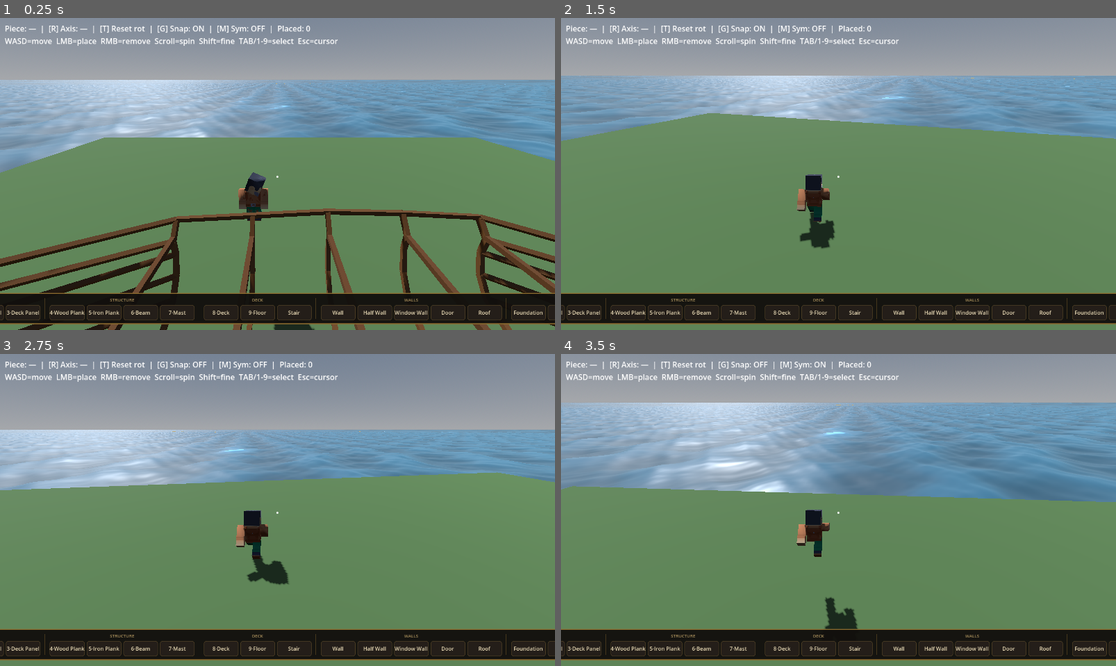
Above: before the commit, frames 1-4 (two rows, left to right).
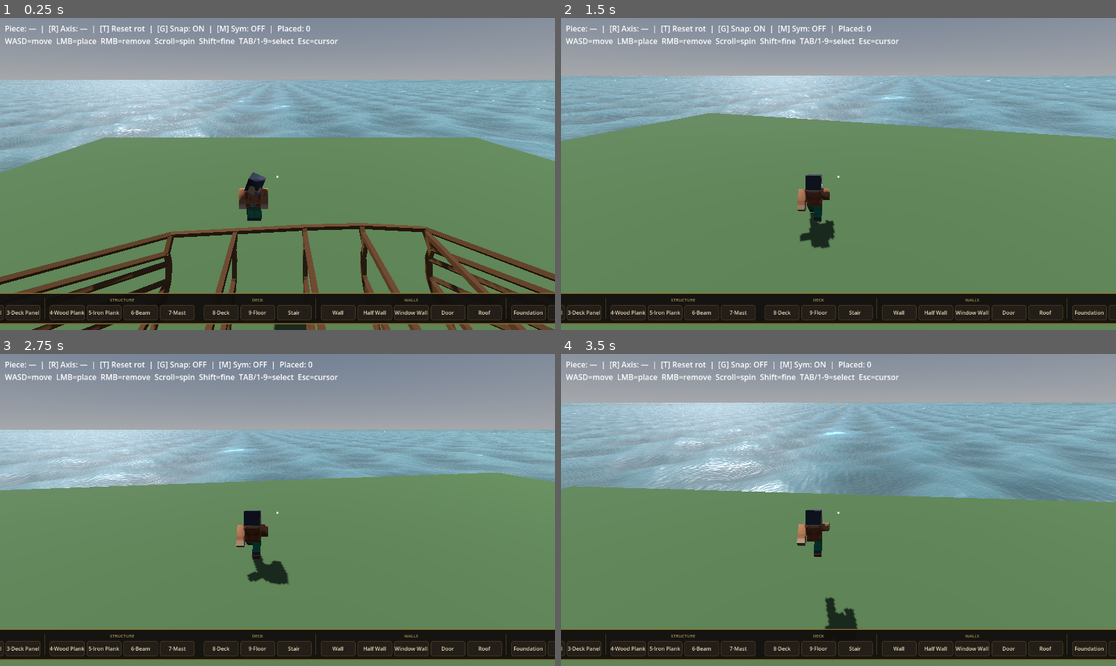
Above: after the commit, the same moments.

Repository: memlocator/flags_ahead
Game: Godot game, scene res://scenes/game.tscn
Two runs of this game, one before a commit and one after it. Both use one fixed random seed, a clock stepped at 60 frames per second and the inputs below.
Inputs (mouse positions are in pixels of both pictures, inside the frame that each line leads up to):
- Up to frame 1 (0.25 s): no input
- Up to frame 2 (1.5 s): tap Enter (ui_accept) at 0.5, 0.77 s; move the mouse to (866, 174) at 0.52 s; hold W from 0.53 s (still down); tap R at 0.6 s; click (866, 174) at 0.67 s; move the mouse to (810, 174) at 1.27 s; tap T at 1.35 s
- Up to frame 3 (2.75 s): keep holding W; tap Enter (ui_accept) at 1.52 s; move the mouse to (288, 503) at 2.02 s; tap G at 2.1 s
- Up to frame 4 (3.5 s): keep holding W; move the mouse to (832, 516) at 2.77 s; tap M at 2.85 s; click (832, 516) at 2.92 s; tap Enter (ui_accept) at 3.02 s

The runs differ from the first frame. In frame 1, 16% of the frame differs, in the area x 0-100%, y 19-100%; in frame 2, 1.6%; in frame 3, 3.6%; in frame 4, 5.7%.
Error in both runs: Invalid access to property or key of type 'StringName' on a base object of type 'Dictionary'. (res://scripts/build_system.gd:270)

Commit message:
Overhaul ocean foam and expose specularity/wave params
Foam: crest foam driven by wave height (scales with wave_amp), background
patches biased toward crests via height ramp, contact foam fires only for
submerged geometry within foam_contact_band of the surface. Removes broken
screen-space spread and abs() logic that caused ghost silhouettes.

Specularity: roughness_near, roughness_far, specular_str exposed as params.

Wave params: wave_amp now scales wavelength proportionally (no folding at
any value), chop_scale controls Gabor kernel size. foam_threshold, foam_crest,
foam_contact_band/gain all tunable from the inspector.

Diff:
--- a/assets/ships/sloop.tres
+++ b/assets/ships/sloop.tres
@@ -4,14 +4,14 @@
 
 [resource]
 script = ExtResource("1_config")
-rib_x_positions = PackedFloat32Array(-3.4581401, -1.4162802, 0.62557983, 2.6674397, 4.7092996)
+rib_x_positions = PackedFloat32Array(-2.1757288, -0.39035112, 1.2352037, 3.1804042, 4.965782)
 bow_x = 6.7511597
-bow_rake = 2.5180874
+bow_rake = 2.7571296371582035
 stern_rake = -0.8145733
-stern_x = -5.5
-rib_height_base = 2.2469234
+stern_x = -3.9611065
+rib_height_base = 1.7449963
 rib_height_taper = 0.03
 rib_width_base = 3.2
 rib_width_taper = 0.06
-hull_profile = Array[Vector2]([Vector2(0, 0), Vector2(0.06, 0.3), Vector2(0.16950437, 0.78554285), Vector2(0.37124458, 1.0528557), Vector2(0.62690425, 1.2072568), Vector2(0.8222454, 1.2256536), Vector2(1.0135161, 1.5)])
-deck_heights = Array[float]([1.8, 1.7986974])
+hull_profile = Array[Vector2]([Vector2(0, 0), Vector2(0.06, 0.3), Vector2(0.19699574, 0.7868793), Vector2(0.37124458, 1.0528557), Vector2(0.62690425, 1.2072568), Vector2(0.8222454, 1.2256536), Vector2(1.0135161, 1.5)])
+deck_heights = Array[float]([0.5816654364267985, 1.6332857757806778])
--- a/scenes/game.tscn
+++ b/scenes/game.tscn
@@ -115,12 +115,19 @@
 far_subdivs = 150
 steepness = 1.0
 chop_amp = 0.1
+chop_scale = 0.2
 detail_strength = 0.1
-depth_fog_end = 4.0
+clarity = 0.8
+depth_fog_start = 0.1
+depth_fog_end = 2.0
 color_deep = Color(0.04949283, 0.29426005, 0.35247186, 1)
 color_shallow = Color(0.0029358075, 0.20479247, 0.34123835, 1)
+roughness_near = 0.0
+specular_str = 0.7
 sss_color = Color(0, 0.5331359, 0.54881036, 1)
 caustic_str = 0.65
+foam_contact_band = 0.6
+foam_contact_gain = 1.6
 
 [node name="BuildSystem" type="Node3D" parent="." unique_id=196088708]
 script = ExtResource("4_build")
--- a/scripts/ocean.gd
+++ b/scripts/ocean.gd
@@ -31,10 +31,19 @@
 @export var depth_fog_start: float = 0.5  ## Metres below surface where fog begins
 @export var depth_fog_end:   float = 12.0 ## Metres below surface where fully fogged
 
+@export_group("Foam")
+@export var foam_crest:         float = 0.72  ## Wave height fraction where whitecaps begin (0=always, 1=tips only)
+@export var foam_threshold:     float = 1.85  ## Background foam density — lower = more patches (1.0–2.5)
+
 @export_group("Color")
 @export var color_deep:    Color = Color(0.02, 0.18, 0.22, 1.0)  ## Deep-water colour
 @export var color_shallow: Color = Color(0.05, 0.52, 0.38, 1.0)  ## Shallow/grazing colour
 @export var color_foam:    Color = Color(0.87, 0.93, 0.97, 1.0)  ## Whitecap foam colour
+
+@export_group("Specularity")
+@export var roughness_near:  float = 0.16  ## Roughness looking straight down (tight highlights)
+@export var roughness_far:   float = 0.32  ## Roughness at grazing angles (spread highlights)
+@export var specular_str:    float = 0.85  ## Specular intensity
 
 @export_group("SSS")
 @export var sss_str:         float = 1.0    ## Backlit translucency through thin crests
@@ -44,9 +53,8 @@
 @export var caustic_str:     float = 0.75   ## Fake refracted-sunlight sparkle intensity
 
 @export_group("Foam Contact")
-@export var foam_contact_band: float = 0.6   ## meters above surface to trigger contact foam
-@export var foam_contact_max:  float = 2.0   ## max depth considered for contact foam
-@export var foam_contact_gain: float = 1.6   ## intensity multiplier for contact foam
+@export var foam_contact_band: float = 0.3  ## metres below waterline that gets foam
+@export var foam_contact_gain: float = 0.6  ## intensity of contact foam
 
 const _WAVES: Array[Vector4] = [
 	Vector4( 1.00,  0.00, 0.38, 22.0),
@@ -125,12 +133,16 @@
 		m.set_shader_parameter("clarity",          clarity)
 		m.set_shader_parameter("depth_fog_start",   depth_fog_start)
 		m.set_shader_parameter("depth_fog_end",     depth_fog_end)
+		m.set_shader_parameter("foam_crest",        foam_crest)
+		m.set_shader_parameter("foam_threshold",    foam_threshold)
 		m.set_shader_parameter("foam_contact_band", foam_contact_band)
-		m.set_shader_parameter("foam_contact_max",  foam_contact_max)
 		m.set_shader_parameter("foam_contact_gain", foam_contact_gain)
 		m.set_shader_parameter("color_deep",     color_deep)
 		m.set_shader_parameter("color_shallow",  color_shallow)
 		m.set_shader_parameter("color_foam",     color_foam)
+		m.set_shader_parameter("roughness_near", roughness_near)
+		m.set_shader_parameter("roughness_far",  roughness_far)
+		m.set_shader_parameter("specular_str",   specular_str)
 		m.set_shader_parameter("sss_str",        sss_str)
 		m.set_shader_parameter("sss_color",      sss_color)
 		m.set_shader_parameter("caustic_str",    caustic_str)
--- a/shaders/ocean.gdshader
+++ b/shaders/ocean.gdshader
@@ -21,11 +21,17 @@
 uniform vec4  color_deep    : source_color = vec4(0.02, 0.18, 0.22, 1.0);
 uniform vec4  color_shallow : source_color = vec4(0.05, 0.52, 0.38, 1.0);
 uniform vec4  color_foam    : source_color = vec4(0.87, 0.93, 0.97, 1.0);
-// Foam contacts: how far above the surface geometry can be and still spawn foam,
-// and the boost applied at contacts (pillars, hulls, shore).
-uniform float foam_contact_band : hint_range(0.0, 2.0) = 0.6;
-uniform float foam_contact_max  : hint_range(0.0, 5.0) = 2.0;
-uniform float foam_contact_gain : hint_range(0.0, 3.0) = 1.6;
+// Crest foam: fraction of peak wave height where whitecaps begin (0=always, 1=tips only).
+uniform float foam_crest        : hint_range(0.0, 1.0) = 0.72;
+// Background foam: density of the stochastic patch field (lower = more foam).
+uniform float foam_threshold    : hint_range(1.0, 2.5) = 1.85;
+// Contact foam: band width (metres) around the waterline, and intensity.
+uniform float foam_contact_band : hint_range(0.0, 2.0) = 0.3;
+uniform float foam_contact_gain : hint_range(0.0, 2.0) = 0.6;
+
+uniform float roughness_near  : hint_range(0.0, 1.0) = 0.16;  // roughness when looking straight down
+uniform float roughness_far   : hint_range(0.0, 1.0) = 0.32;  // roughness at grazing angles
+uniform float specular_str    : hint_range(0.0, 1.0) = 0.85;  // specular intensity
 
 // SSS — backlit translucency through thin wave crests
 uniform vec4  sss_color : source_color = vec4(0.04, 0.68, 0.35, 1.0);
@@ -331,25 +337,28 @@
 	float wave_ao = smoothstep(-0.65, 0.55, v_wave_y);
 	col *= mix(0.72, 1.0, wave_ao);
 
-	// Foam: purely stochastic — NOT gated by Gerstner wave height.
-	// wave_gate was the cause of the grid: it filtered the stochastic field
-	// through the periodic Gerstner maxima, re-introducing the period.
-	// Instead, drive foam entirely from two stochastic FBM fields at different
-	// cell scales; their product is sparse and has zero repeating period.
-	// _sfbm with bare wxz input: cell_scale 0.018 → cells ~55m wide — correct scale.
-	// FBM values [0, ~0.94], mean ~0.47; product mean ~0.22, *4 mean ~0.88.
-	// Threshold 1.85–2.15 selects the top ~5–8% of the distribution.
-	float fn_a       = _sfbm(wxz + vec2( t*0.022,  t*0.016),              0.018);
-	float fn_b       = _sfbm(wxz + vec2(-t*0.019,  t*0.025) + vec2(6.3, 2.1), 0.028);
-	float foam_field = smoothstep(1.85, 2.15, fn_a * fn_b * 4.0);
-	float steep_f    = smoothstep(0.90, 0.70, v_geom_normal_y);
-	// Contact foam: trigger near geometry that intersects the water surface.
-	float contact_depth = clamp(world_y - surf_y, 0.0, foam_contact_max);
-	float contact       = 1.0 - smoothstep(0.0, foam_contact_band, contact_depth);
-	float base_foam     = foam_field * (0.30 + steep_f * 0.70);
-	// Contact adds where noise exists; limited strength to avoid full-white.
-	float contact_term  = contact * foam_field * foam_contact_gain * 0.5;
-	float foam          = base_foam + contact_term;
+	// Stochastic background foam — sparse product of two sfbm fields.
+	// Scale coords by wave_amp so foam patches stay proportional to wave size.
+	vec2  fwxz     = wxz / max(wave_amp, 1.0);
+	float fn_a     = _sfbm(fwxz + vec2( t*0.022,  t*0.016),              0.018);
+	float fn_b     = _sfbm(fwxz + vec2(-t*0.019,  t*0.025) + vec2(6.3, 2.1), 0.028);
+	// Background foam only appears near crests — multiply by a wave height ramp
+	// so patches don't show in troughs.
+	float peak        = 0.99 * max(wave_amp, 1.0);
+	float crest_bias  = smoothstep(-0.2 * peak, 0.6 * peak, v_wave_y);
+	float foam_field  = smoothstep(foam_threshold, foam_threshold + 0.3, fn_a * fn_b * 4.0) * crest_bias;
+
+	// Crest foam — driven by actual wave height, scales with wave_amp.
+	float crest_foam  = smoothstep(foam_crest * peak, peak, v_wave_y) * 0.65;
+
+	// Contact foam — thin band right at the waterline of any submerged geometry.
+	// Only fires when geometry is below the surface (world_y < surf_y) and
+	// within foam_contact_band metres of it.
+	float contact_foam = (world_y < surf_y)
+		? (1.0 - smoothstep(0.0, foam_contact_band, surf_y - world_y)) * foam_contact_gain
+		: 0.0;
+
+	float foam = max(foam_field, crest_foam) + contact_foam;
 	col = mix(col, color_foam.rgb, clamp(foam, 0.0, 1.0));
 
 	// Fake caustics — same sparse-product trick, finer spatial scale (~3 m features).
@@ -363,9 +372,9 @@
 	col += caustic * caustic_str * vec3(0.82, 1.05, 1.25);
 
 	ALBEDO    = col;
-	ROUGHNESS = mix(0.16, 0.32, fresnel);
+	ROUGHNESS = mix(roughness_near, roughness_far, fresnel);
 	METALLIC  = 0.0;
-	SPECULAR  = 0.85;
+	SPECULAR  = specular_str;
 
 	BACKLIGHT = sss_color.rgb * sss_str;
 }
